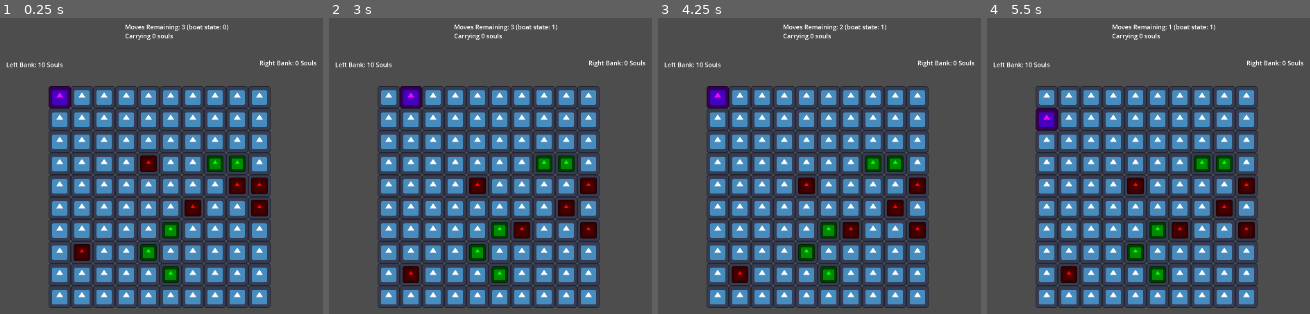
Above: before the commit, frames 1-4 (left to right).
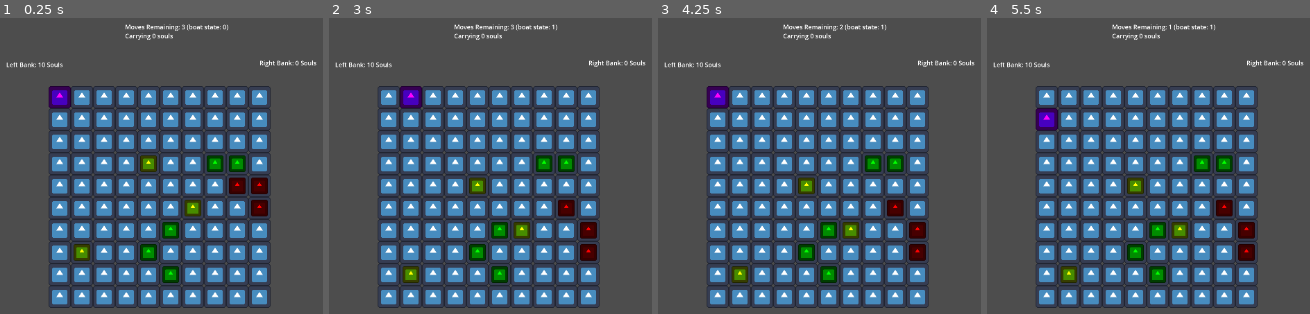
Above: after the commit, the same moments.

Repository: tmrupp/LD53
Game: Godot game, scene res://main.tscn
Same seed, same stepped clock (60 frames per second), same inputs: the game is played once before the commit and once after it. The engine's default icon, where the game draws it, is replaced by a stand-in: a white triangle on a blue panel in a dark square.
Inputs:
- Up to frame 1 (0.25 s): no input
- Up to frame 2 (3 s): tap Enter at 0.5, 2 s; hold Right (MoveRight) 0.53-1.28 s; hold Space (CollectSouls) 0.53-1.28 s; hold Down (MoveDown) 1.28-2.03 s; tap Shift (DropSouls) at 1.35, 2.85 s; hold Right (MoveRight) 2.03-2.78 s; hold Space (CollectSouls) 2.03-2.78 s; hold Up (MoveUp) from 2.78 s (still down)
- Up to frame 3 (4.25 s): tap Enter at 3.5 s; release Up (MoveUp) at 3.53 s; hold Left (MoveLeft) from 3.53 s (still down); hold Space (CollectSouls) from 3.53 s (still down)
- Up to frame 4 (5.5 s): release Space (CollectSouls) at 4.28 s; tap Shift (DropSouls) at 4.35 s; release Left (MoveLeft) at 5.03 s; hold Down (MoveDown) from 5.03 s (still down); hold Space (CollectSouls) from 5.03 s (still down)

The runs differ from the first frame. In frame 1, 0.8% of the frame differs, in the area x 22-63%, y 46-83%; in frame 2, 1.4%, in the area x 22-83%, y 53-90%; in frame 3, 1.4%; in frame 4, 1.4%.

Commit message:
flowing update

Diff:
--- a/River.gd
+++ b/River.gd
@@ -71,12 +71,15 @@
 func in_range(pos):
 	return pos.x >= 0 and pos.x < map_size.x and pos.y >= 0 and pos.y < map_size.y
 
+func in_shore_range(pos):
+	return pos.x >= 0 and pos.x < map_size.x
+
 func push_units(from, pos) -> bool:
 	var new_pos = (pos-from)+pos
 
 #	print("pushing units! from=", from, " pos=", pos, " new_pos=", new_pos)
 
-	if not in_range(new_pos) or any_static(new_pos):
+	if not in_shore_range(new_pos) or any_static(new_pos):
 		return false
 	else:
 		if len(get_units(pos)) == 0 or push_units(pos, new_pos):
@@ -106,19 +109,65 @@
 
 var down = Vector2i(0, 1) # ???
 
+func can_flow(try_pos):
+	return not (any_static(try_pos) or player_position == try_pos or not in_shore_range(try_pos))
+
+func same_flow_unit_at(unit, try_pos):
+	for new_unit in get_units(try_pos):
+		if new_unit.right == unit.right:
+			return true
+	return false
+
+func get_dir(unit):
+	return Vector2i(1, 0) if unit.right else Vector2i(-1, 0)
+
+func try_flow(unit, pos, try_pos):
+	if can_flow(try_pos):
+		for new_unit in get_units(try_pos):
+			flow_unit(new_unit, try_pos)
+
+		if not same_flow_unit_at(unit, try_pos):
+			move_unit(unit, pos, try_pos)
+			return true
+	return false
+
+func flow_unit(unit, pos):
+	if unit.moved or not unit.dynamic:
+		return
+
+	var new_pos = pos + down
+	if try_flow(unit, pos, new_pos):
+		return
+
+	new_pos = pos + down + get_dir(unit)
+	if try_flow(unit, pos, new_pos):
+		return
+
+	new_pos = pos + get_dir(unit)
+	if try_flow(unit, pos, new_pos):
+		return
+
+#		new_pos = pos + (Vector2i(1, 0) if unit.right else Vector2i(-1, 0))
+#		new_pos.x = clamp(new_pos.x, 0, map_size.x - 1)
+
+
+func refresh_unit(unit):
+	unit.moved = false
+
 func river_flow():
 #	print("----------------------------")
 	for pos in units.keys():
 		for unit in units[pos]:
+			flow_unit(unit, pos)
 #			print("pos=", pos)
-			if unit.dynamic:
-#				print("moving!")
-				var new_pos = pos + down
-				if (units.has(new_pos) or (player_position == new_pos)):
-					new_pos = pos + (Vector2i(1, 0) if unit.right else Vector2i(-1, 0))
-					new_pos.x = clamp(new_pos.x, 0, map_size.x - 1)
-
-				move_unit(unit, pos, new_pos)
+#			if unit.dynamic:
+#				var new_pos = pos + down
+##				print("moving!")
+#				if (units.has(new_pos) or (player_position == new_pos)):
+#					new_pos = pos + (Vector2i(1, 0) if unit.right else Vector2i(-1, 0))
+#					new_pos.x = clamp(new_pos.x, 0, map_size.x - 1)
+#
+#				move_unit(unit, pos, new_pos)
 
 	# randomly add new units just above the top of the grid
 	for x in range(map_size.x):
--- a/unit.gd
+++ b/unit.gd
@@ -10,7 +10,11 @@
 	self.dynamic = dynamic
 
 	if dynamic:
-		self_modulate = Color.RED
+		if right:
+			self_modulate = Color.RED
+		else:
+			self_modulate = Color.YELLOW
+
 	else:
 		self_modulate = Color.GREEN
 
